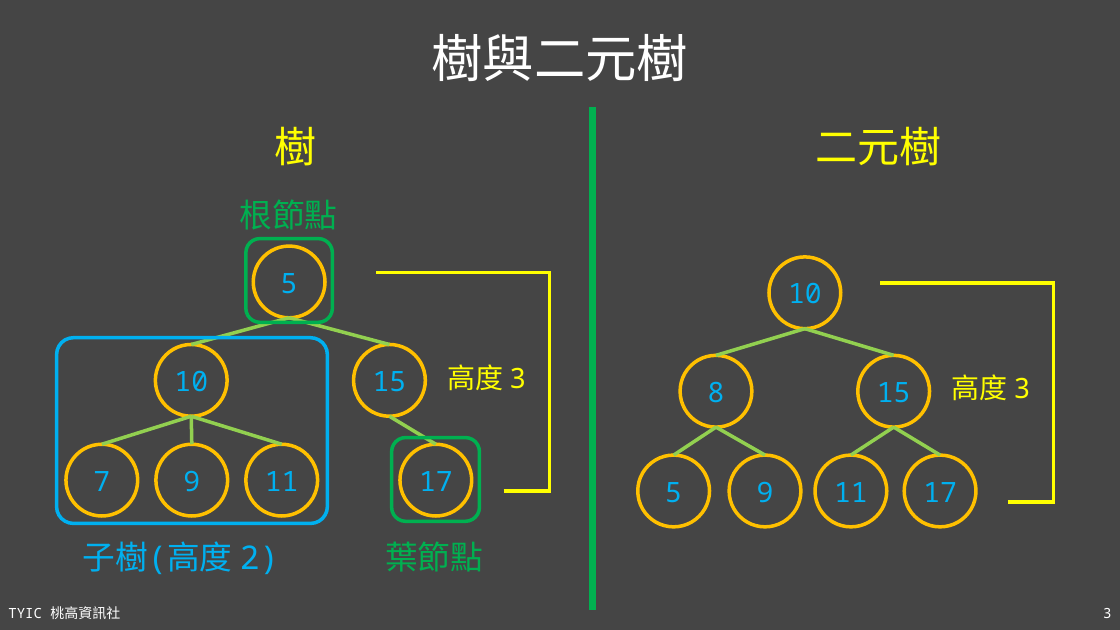
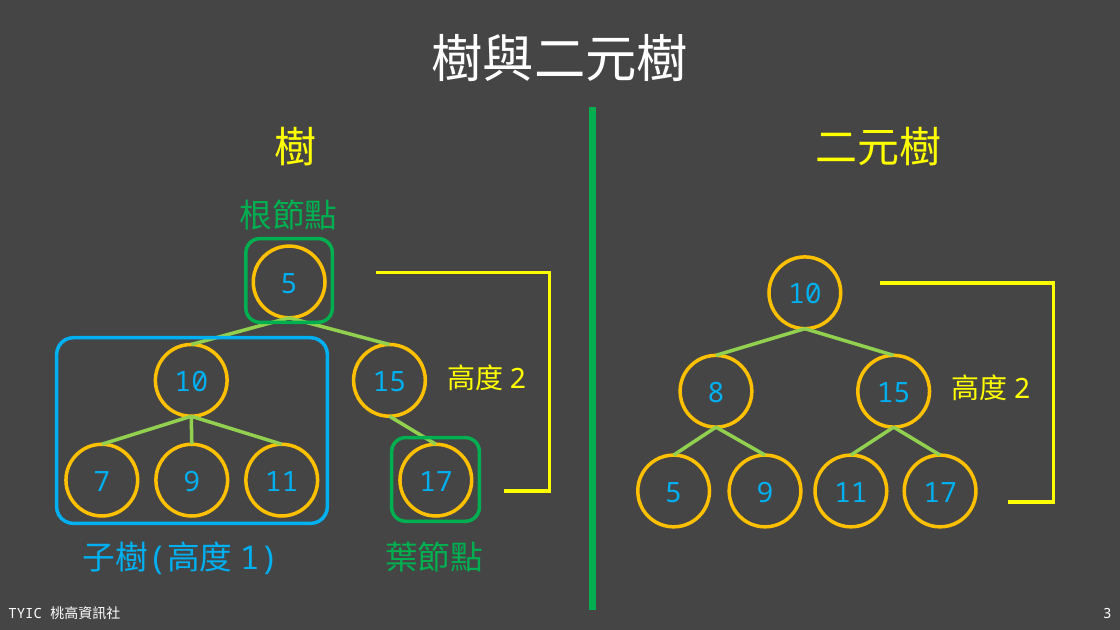
Before and after one commit to TYSHIC/slides, a slide deck: slide 3 of ppt/21_進階資料結構與演算法.pptx. Drawn at 1120x630 pixels with LibreOffice and Linux fonts; fonts in the diff are those of the drawing. Boxes give left, top, right and bottom in pixels: in the first picture for what was removed or moved away, otherwise in the second. Text is boxed around its words. In the diff, an @@ line names an element or a change of style, - is before the commit and + after.

```diff
--- a/ppt/21_進階資料結構與演算法.pptx
+++ b/ppt/21_進階資料結構與演算法.pptx
@@ text at box(447, 364, 526, 390): text changed @@
-高度 3
+高度 2
@@ text at box(951, 374, 1031, 400): text changed @@
-高度 3
+高度 2
@@ text at box(82, 541, 279, 574): text changed @@
-子樹(高度 2)
+子樹(高度 1)
```
Also in this commit, not shown: 4 other slides changed, 8 other files.
